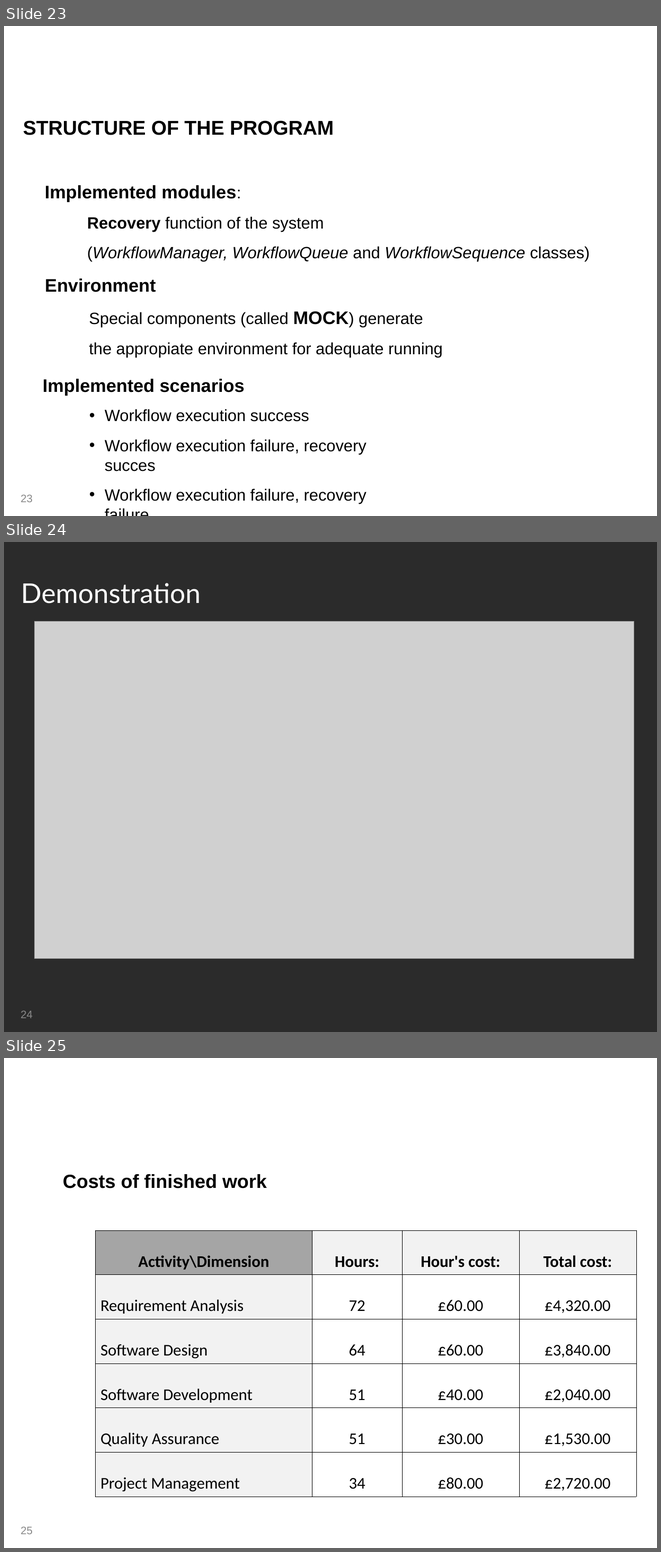
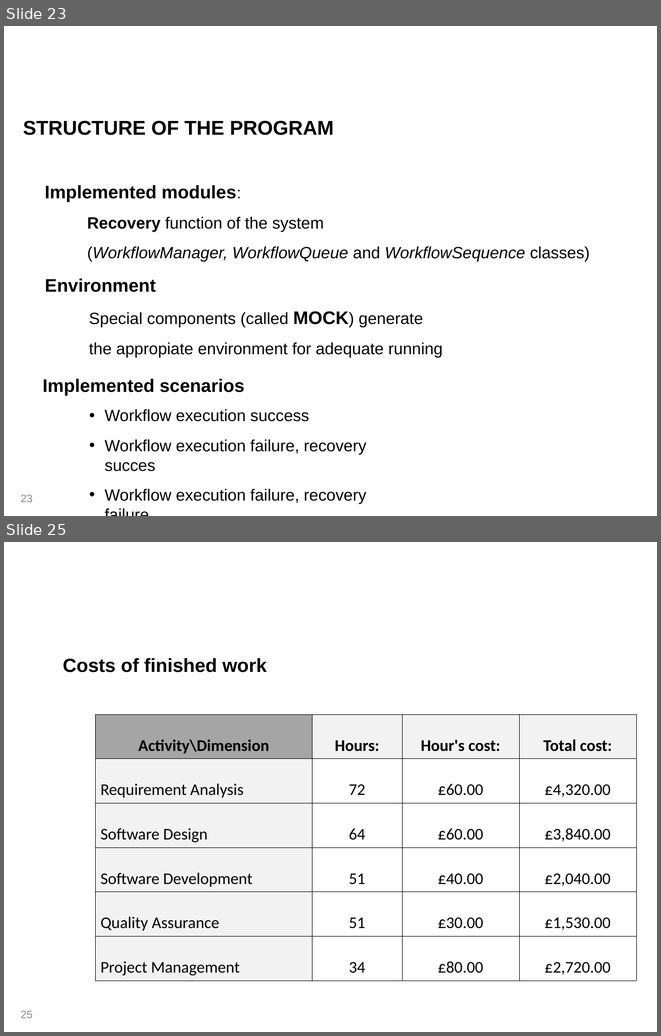
Before and after one commit to MissNanLankwtosh/mateuszgolabc, a slide deck: Presentation/Group Presentation.ppt. Shown one above the other, each under a label of ours: slides 23, 24 and 25 before the commit, slides 23 and 25 after it; the slides between them are not shown. The pictures are 661x1552 and 661x1036 pixels, drawn with LibreOffice and Linux fonts; fonts in the diff are those of the drawing; grey boxes stand for pictures; background and template pictures are left out; a plain dark background stands for a picture behind light text. Boxes give left, top, right and bottom in pixels: in the first picture for what was removed or moved away, otherwise in the second. Text is boxed around its words. In the diff, an @@ line names an element or a change of style, - is before the commit and + after.

```diff
--- a/Presentation/Group Presentation.ppt
+++ b/Presentation/Group Presentation.ppt
@@ slide 24 removed at box(4, 542, 657, 1032), background picture (left out) @@
@@ title removed at box(21, 583, 201, 603) @@
-Demonstration
@@ picture removed at box(35, 621, 634, 958) @@
@@ page number removed at box(20, 1011, 33, 1018) @@
-24
@@ rectangle removed at box(497, 1007, 530, 1021) @@
```
Also in this commit, not shown: 1 slide added, 2 other files.
